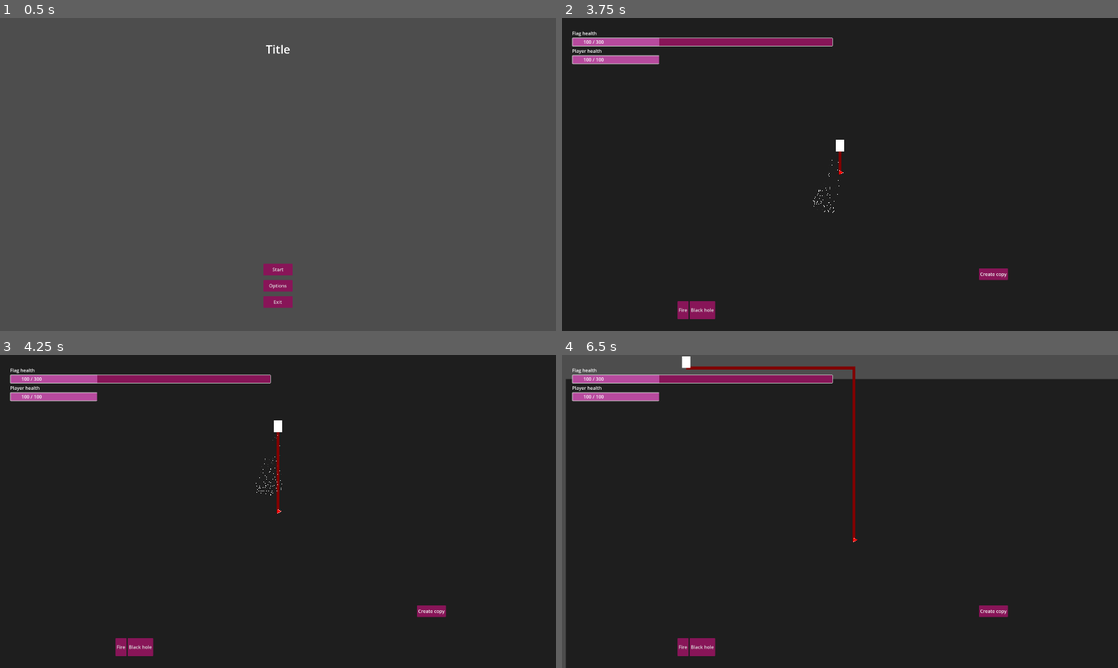
Above: before the commit, frames 1-4 (two rows, left to right).
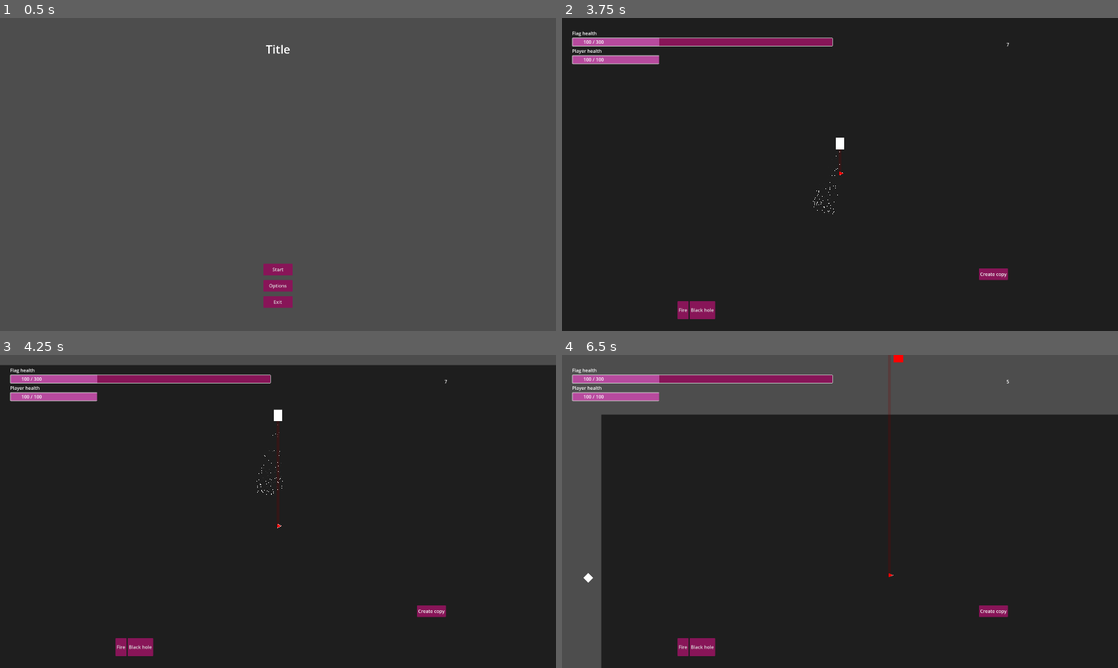
Above: after the commit, the same moments.

Repository: duckenclaw/gmtk2025
Game: Godot game, scene res://src/main_menu.tscn
Two runs of this game, one before a commit and one after it. Both use one fixed random seed, a clock stepped at 60 frames per second and the inputs below.
Inputs (mouse positions are in pixels of both pictures, inside the frame that each line leads up to):
- Up to frame 1 (0.5 s): no input
- Up to frame 2 (3.75 s): click "Start" at 0.5 s; click "Fire" at 1.25 s; click "Black hole" at 2 s; click "Create copy" at 2.75 s; tap Enter at 3.5 s; move the mouse to (812, 237) at 3.52 s; press the mouse at (812, 237) at 3.53 s; hold Up (ui_up) from 3.53 s (still down)
- Up to frame 3 (4.25 s): keep holding Up (ui_up)
- Up to frame 4 (6.5 s): move the mouse to (1006, 558) at 4.27 s; release the mouse at (1006, 558) at 4.28 s; click (1006, 558) at 4.35 s; move the mouse to (673, 464) at 5.02 s; release Up (ui_up) at 5.03 s; press the mouse at (673, 464) at 5.03 s; hold Left (ui_left) from 5.03 s (still down); move the mouse to (867, 511) at 5.77 s; release the mouse at (867, 511) at 5.78 s; click (867, 511) at 5.85 s

Frame 1 is identical in both runs. In frame 2, 0.1% of the frame differs, in the area x 45-81%, y 7-63%; in frame 3, 3.6%; in frame 4, 16%, in the area x 0-100%, y 0-100%.

Commit message:
added collectables, added velocity, fixes recordings

Diff:
--- a/project.godot
+++ b/project.godot
@@ -35,6 +35,7 @@
 loopOrigin=""
 player=""
 center_area=""
+collectable=""
 
 [gui]
 
@@ -80,6 +81,15 @@
 ]
 }
 
+[layer_names]
+
+2d_physics/layer_1="change meeee"
+2d_physics/layer_2="player"
+2d_physics/layer_3="enemy"
+2d_physics/layer_4="flag"
+2d_physics/layer_5="collectable"
+2d_physics/layer_6="home"
+
 [rendering]
 
 renderer/rendering_method="gl_compatibility"
--- /dev/null
+++ b/src/collectables/exp.tscn
@@ -0,0 +1,113 @@
+[gd_scene load_steps=6 format=3 uid="uid://c86ubuma3ax4m"]
+
+[sub_resource type="CircleShape2D" id="CircleShape2D_1ovux"]
+radius = 28.0
+
+[sub_resource type="Animation" id="Animation_jtjiy"]
+length = 0.001
+tracks/0/type = "value"
+tracks/0/imported = false
+tracks/0/enabled = true
+tracks/0/path = NodePath("ColorRect:position")
+tracks/0/interp = 1
+tracks/0/loop_wrap = true
+tracks/0/keys = {
+"times": PackedFloat32Array(0),
+"transitions": PackedFloat32Array(1),
+"update": 0,
+"values": [Vector2(0, -10)]
+}
+tracks/1/type = "value"
+tracks/1/imported = false
+tracks/1/enabled = true
+tracks/1/path = NodePath("ColorRect:modulate")
+tracks/1/interp = 1
+tracks/1/loop_wrap = true
+tracks/1/keys = {
+"times": PackedFloat32Array(0),
+"transitions": PackedFloat32Array(1),
+"update": 0,
+"values": [Color(1, 1, 1, 1)]
+}
+
+[sub_resource type="Animation" id="Animation_l8nl5"]
+resource_name = "disappear"
+length = 16.0
+step = 1.0
+tracks/0/type = "method"
+tracks/0/imported = false
+tracks/0/enabled = true
+tracks/0/path = NodePath(".")
+tracks/0/interp = 1
+tracks/0/loop_wrap = true
+tracks/0/keys = {
+"times": PackedFloat32Array(16),
+"transitions": PackedFloat32Array(1),
+"values": [{
+"args": [],
+"method": &"queue_free"
+}]
+}
+tracks/1/type = "value"
+tracks/1/imported = false
+tracks/1/enabled = true
+tracks/1/path = NodePath("ColorRect:modulate")
+tracks/1/interp = 1
+tracks/1/loop_wrap = true
+tracks/1/keys = {
+"times": PackedFloat32Array(0, 10, 16),
+"transitions": PackedFloat32Array(1, 1, 1),
+"update": 0,
+"values": [Color(1, 1, 1, 1), Color(1, 1, 1, 1), Color(1, 1, 1, 0.07058824)]
+}
+
+[sub_resource type="Animation" id="Animation_1ovux"]
+resource_name = "float"
+length = 2.0
+loop_mode = 1
+tracks/0/type = "value"
+tracks/0/imported = false
+tracks/0/enabled = true
+tracks/0/path = NodePath("ColorRect:position")
+tracks/0/interp = 2
+tracks/0/loop_wrap = true
+tracks/0/keys = {
+"times": PackedFloat32Array(0, 0.96666664, 2),
+"transitions": PackedFloat32Array(1, 1, 1),
+"update": 0,
+"values": [Vector2(0, -10), Vector2(0, -15), Vector2(0, -10)]
+}
+
+[sub_resource type="AnimationLibrary" id="AnimationLibrary_l8nl5"]
+_data = {
+&"RESET": SubResource("Animation_jtjiy"),
+&"disappear": SubResource("Animation_l8nl5"),
+&"float": SubResource("Animation_1ovux")
+}
+
+[node name="Exp" type="Area2D" groups=["collectable"]]
+collision_layer = 16
+collision_mask = 0
+
+[node name="ColorRect" type="ColorRect" parent="."]
+offset_top = -10.0
+offset_right = 20.0
+offset_bottom = 10.0
+rotation = -2.3659775
+color = Color(0.019607844, 1, 1, 1)
+
+[node name="CollisionShape2D" type="CollisionShape2D" parent="."]
+position = Vector2(0, -28)
+shape = SubResource("CircleShape2D_1ovux")
+
+[node name="AnimationPlayer" type="AnimationPlayer" parent="."]
+libraries = {
+&"": SubResource("AnimationLibrary_l8nl5")
+}
+autoplay = "float"
+
+[node name="AnimationPlayer2" type="AnimationPlayer" parent="."]
+libraries = {
+&"": SubResource("AnimationLibrary_l8nl5")
+}
+autoplay = "disappear"
--- a/src/enemies/enemy.gd
+++ b/src/enemies/enemy.gd
@@ -1,5 +1,7 @@
 extends Area2D
 class_name Enemy
+
+const EXP = preload("uid://c86ubuma3ax4m")
 
 # Enemy attributes
 @export var speed: float = 100.0
@@ -14,6 +16,7 @@
 var is_moving: bool = true
 var is_dead: bool = false
 var is_invincible: bool = false
+var velocity: Vector2 = Vector2.ZERO
 
 # Node references
 @onready var sprite: Sprite2D = $Sprite2D
@@ -30,6 +33,9 @@
 	if is_dead:
 		return
 
+	global_position += velocity
+	velocity = Drag.drag(velocity)
+
 	# Attack
 	for area in get_overlapping_areas():
 		if NodeUtils.has_intersecting_groups(area, target_groups):
@@ -44,7 +50,7 @@
 	var distance_to_target = global_position.distance_to(target_position)
 
 	# Stop moving if close enough to target
-	if distance_to_target < 5.0:
+	if distance_to_target < 30.0:
 		is_moving = false
 		return
 
@@ -71,11 +77,17 @@
 		is_dead = true
 		print(name + " ENEMY DEAD")
 		enemy_died.emit(self)
+		drop_exp()
 		queue_free()
 	return true
 
 func take_impulse(impulse: Vector2):
-	pass
+	velocity += impulse * Drag.COMMON_IMPULSE_MULTIPLIER
+
+func drop_exp():
+	var exp = EXP.instantiate()
+	get_parent().add_child(exp)
+	exp.global_position = global_position
 
 func _on_body_entered(body: PhysicsBody2D):
 	if NodeUtils.has_intersecting_groups(body, target_groups):
--- a/src/enemies/enemy.tscn
+++ b/src/enemies/enemy.tscn
@@ -7,6 +7,8 @@
 radius = 16.0
 
 [node name="Enemy" type="Area2D" groups=["enemy"]]
+collision_layer = 4
+collision_mask = 10
 script = ExtResource("1_8b5j4")
 speed = 50.0
 max_health = 10.0
--- a/src/enemies/enemy_spawner.gd
+++ b/src/enemies/enemy_spawner.gd
@@ -155,7 +155,8 @@
 	_check_wave_complete()
 
 func _on_enemy_dealt_damage(target: Node, damage_amount: float):
-	print("Enemy dealt ", damage_amount, " damage to ", target.name)
+	pass
+	#print("Enemy dealt ", damage_amount, " damage to ", target.name)
 
 # ========== UTILITY FUNCTIONS ==========
 
--- /dev/null
+++ b/src/game/drag.gd
@@ -0,0 +1,15 @@
+class_name Drag
+
+const COMMON_IMPULSE_MULTIPLIER = 1.0
+
+const COMMON_DRAG_MULTIPLIER: float = 0.95
+const COMMON_DRAG: float = 2.5
+const MIN_VELOCITY: float = COMMON_DRAG + 2.0
+
+static func drag(velocity: Vector2) -> Vector2:
+	velocity = velocity * COMMON_DRAG_MULTIPLIER
+	velocity = velocity - velocity.normalized() * COMMON_DRAG
+	if velocity.length() < MIN_VELOCITY:
+		velocity = Vector2.ZERO
+
+	return velocity
--- a/src/game/game.gd
+++ b/src/game/game.gd
@@ -26,7 +26,7 @@
 func _process(delta: float) -> void:
 	var target = player.global_position / 4.0
 	var distance = target.distance_to(camera.global_position)
-	camera.global_position = lerp(camera.global_position, target, 0.0001 * distance)
+	camera.global_position = lerp(camera.global_position, target, 0.1 * delta * distance)
 
 
 func _on_game_ui_create_copy_pressed() -> void:
--- a/src/game/game.tscn
+++ b/src/game/game.tscn
@@ -12,7 +12,6 @@
 [ext_resource type="PackedScene" uid="uid://cni2a6p1fkqef" path="res://src/player/player.tscn" id="10_ov5gv"]
 [ext_resource type="Script" uid="uid://slrq46ve4m1n" path="res://src/enemies/enemy_spawner.gd" id="11_8a13b"]
 [ext_resource type="PackedScene" uid="uid://cgpkr8nvf4qyk" path="res://src/enemies/enemy.tscn" id="12_28tqb"]
-[ext_resource type="Texture2D" uid="uid://cgg7fpi7fpmto" path="res://assets/art/testing/blue.png" id="13_rcxir"]
 [ext_resource type="Script" uid="uid://hbxxlijgke2g" path="res://src/resources/enemy_type.gd" id="14_gu4qb"]
 [ext_resource type="Resource" uid="uid://bdblhdo83ukl6" path="res://src/resources/enemy_types/test_enemy.tres" id="15_t5ynd"]
 [ext_resource type="Resource" uid="uid://iqgd0ysoad7f" path="res://src/resources/enemy_types/basic_enemy.tres" id="16_yi3n0"]
@@ -45,6 +44,7 @@
 shape = SubResource("CircleShape2D_2e6sl")
 
 [node name="Lines" type="Node2D" parent="RecorderArea"]
+modulate = Color(1, 1, 1, 0.21568628)
 
 [node name="Timer" type="Timer" parent="RecorderArea"]
 
@@ -66,7 +66,6 @@
 position = Vector2(2, -797)
 script = ExtResource("11_8a13b")
 enemy_scene = ExtResource("12_28tqb")
-spawn_texture = ExtResource("13_rcxir")
 current_enemy_types = Array[ExtResource("14_gu4qb")]([ExtResource("15_t5ynd"), ExtResource("16_yi3n0"), ExtResource("17_c4ouk"), ExtResource("18_e3dug")])
 enemy_type_weights = Array[float]([5.0, 3.0, 1.0, 0.5])
 spawn_count = 0
@@ -83,7 +82,6 @@
 position = Vector2(-4, 835)
 script = ExtResource("11_8a13b")
 enemy_scene = ExtResource("12_28tqb")
-spawn_texture = ExtResource("13_rcxir")
 current_enemy_types = Array[ExtResource("14_gu4qb")]([ExtResource("15_t5ynd"), ExtResource("16_yi3n0"), ExtResource("17_c4ouk"), ExtResource("18_e3dug")])
 enemy_type_weights = Array[float]([5.0, 3.0, 1.0, 0.5])
 spawn_count = 0
@@ -100,7 +98,6 @@
 position = Vector2(1036, 4)
 script = ExtResource("11_8a13b")
 enemy_scene = ExtResource("12_28tqb")
-spawn_texture = ExtResource("13_rcxir")
 current_enemy_types = Array[ExtResource("14_gu4qb")]([ExtResource("15_t5ynd"), ExtResource("16_yi3n0"), ExtResource("17_c4ouk"), ExtResource("18_e3dug")])
 enemy_type_weights = Array[float]([5.0, 3.0, 1.0, 0.5])
 spawn_count = 0
@@ -117,7 +114,6 @@
 position = Vector2(-1040, 2)
 script = ExtResource("11_8a13b")
 enemy_scene = ExtResource("12_28tqb")
-spawn_texture = ExtResource("13_rcxir")
 current_enemy_types = Array[ExtResource("14_gu4qb")]([ExtResource("15_t5ynd"), ExtResource("16_yi3n0"), ExtResource("17_c4ouk"), ExtResource("18_e3dug")])
 enemy_type_weights = Array[float]([5.0, 3.0, 1.0, 0.5])
 spawn_count = 0
--- a/src/game/record.gd
+++ b/src/game/record.gd
@@ -6,7 +6,7 @@
 var position_history: PackedVector2Array
 
 func _init(_id, _history, _position_history) -> void:
-	id = "Record " + str(id)
+	id = "Record " + str(_id)
 	original_history = _history
 	history = _history
 	position_history = _position_history
--- a/src/game/recorder_area.gd
+++ b/src/game/recorder_area.gd
@@ -33,10 +33,9 @@
 
 		remove_path(record.id)
 		display_path(record.position_history, Color.BLUE, record.id)
+		print("Created player copy: " + record.id)
 
-	print("Created " + str(records.size()) + " copies")
-
-func on_loop_progress(value: float, seconds: float):
+func on_loop_progress(_value: float, seconds: float):
 	for id in copies.keys():
 		var record = get_record(id)
 		var copy = copies[id]
@@ -49,7 +48,7 @@
 			if record.history.is_empty(): break
 
 			var saved_command: SavedCommand = record.history.front()
-			print(str(saved_command.activation_time_sec))
+			#print(str(saved_command.activation_time_sec))
 			if saved_command.activation_time_sec > seconds: break
 
 			record.history.pop_front()
@@ -77,10 +76,11 @@
 func remove_path(id: String):
 	if lines.has(id) and is_instance_valid(lines[id]):
 		lines[id].queue_free()
+		lines.erase(id)
 
 func save_recording(player: Player, id: int):
 	print("Added new recording")
 	records.append(Record.new(id, player.history, player.position_history))
 
 func get_record(id: String) -> Record:
-	return records[records.find_custom(func (record): record.id == id)]
+	return records[records.find_custom(func (record): return record.id == id)]
--- a/src/game/state.gd
+++ b/src/game/state.gd
@@ -5,6 +5,10 @@
 
 signal loop_restarted
 signal loop_progress(value: float, seconds: float) # 0 to 1
+
+var loop_index: int = 0
+var loop_progress_sec: float = 0.0
+var loop_value: float = 0.0 # 0 to 1
 
 var player_max_health: float = 100.0
 var flag_max_health: float = 300.0
@@ -27,9 +31,12 @@
 	on_loop_restarted(0)
 
 func on_loop_restarted(loop: int):
+	loop_index = loop
 	print("LOOP RESTARTED: " + str(loop))
 	loop_restarted.emit()
 
 func on_loop_progress(value: float):
 	#print("LOOP PROGRESS: " + str(value))
 	loop_progress.emit(value, value * LOOP_TIME)
+	loop_value = value
+	loop_progress_sec = value * LOOP_TIME
--- a/src/map/flag.gd
+++ b/src/map/flag.gd
@@ -11,7 +11,7 @@
 
 
 func _on_invincibility_timer_timeout():
-	print("flag not invincible")
+	#print("flag not invincible")
 	is_invincible = false
 
 func take_damage(incoming_damage: float):
@@ -19,10 +19,10 @@
 		return false
 
 	current_health -= incoming_damage
-	print("FLAG TOOK: " + str(incoming_damage))
-	print("CURRENT HEALTH: " + str(current_health) + "/" + str(State.flag_max_health))
+	#print("FLAG TOOK: " + str(incoming_damage))
+	#print("CURRENT HEALTH: " + str(current_health) + "/" + str(State.flag_max_health))
 	is_invincible = true
-	print("flag invincible")
+	#print("flag invincible")
 	invincibility_timer.start(INVINSIBILITY_TIME)
 
 	origin_health_changed.emit(current_health)
--- a/src/map/flag.tscn
+++ b/src/map/flag.tscn
@@ -7,6 +7,8 @@
 radius = 16.0
 
 [node name="Flag" type="Area2D" groups=["loopOrigin"]]
+collision_layer = 8
+collision_mask = 0
 script = ExtResource("1_641q3")
 
 [node name="FlagTexture" type="Sprite2D" parent="."]
--- a/src/player/actions/wave/fire_action.gd
+++ b/src/player/actions/wave/fire_action.gd
@@ -2,6 +2,7 @@
 class_name FireAction
 
 const FIRE_DAMAGE: float = 1.0
+const FIRE_IMPULSE = 1.0
 const DAMAGE_TIMEOUT: float = 150 # msec
 
 @onready var area_2d: Area2D = $Area2D
@@ -31,6 +32,7 @@
 		if command.is_pressed:
 			for enemy in targets_in_area:
 				enemy.take_damage(FIRE_DAMAGE)
+				enemy.take_impulse(FIRE_IMPULSE * global_position.direction_to(enemy.global_position))
 
 
 
--- /dev/null
+++ b/src/player/pick_up_area.gd
@@ -0,0 +1,26 @@
+extends Area2D
+class_name PickUpArea
+
+var collectables: Array[Node2D]
+
+func _process(delta: float) -> void:
+	for thing in collectables:
+		var distance = global_position.distance_to(thing.global_position) + 10.0
+		thing.global_position = lerp(thing.global_position, global_position, 500 * delta / distance)
+
+func collect(area: Area2D):
+	area.queue_free()
+
+func _on_area_entered(area: Area2D) -> void:
+	if area.is_in_group("collectable"):
+		collectables.append(area)
+
+
+func _on_area_exited(area: Area2D) -> void:
+	if area.is_in_group("collectable"):
+		collectables.erase(area)
+
+
+func _on_player_area_entered(area: Area2D) -> void:
+	if area.is_in_group("collectable"):
+		collect(area)
--- a/src/player/player.gd
+++ b/src/player/player.gd
@@ -17,6 +17,8 @@
 var current_action: Action
 
 var health := State.player_max_health
+
+var velocity: Vector2
 
 @onready var actions_node: Node2D = $Actions
 
@@ -42,11 +44,14 @@
 	current_action.active = true
 
 func _process(delta: float) -> void:
-	if is_recording:
+	if is_recording and not is_copy:
 		Ref.recorder.display_path(position_history, Color.WEB_MAROON, "player")
 
 
 func _physics_process(delta: float) -> void:
+	global_position += velocity * delta
+	velocity = Drag.drag(velocity)
+
 	if is_copy: return
 
 	var direction = Input.get_vector("ui_left", "ui_right", "ui_up", "ui_down")
@@ -74,16 +79,19 @@
 	current_action.accept_command(command)
 
 	if command is CommandMove:
+		velocity += command.direction * command.delta *  MOVE_SPEED * 2.0
 		position += command.direction * command.delta *  MOVE_SPEED
 
 func take_damage(damage: float):
 	health -= damage
 	if health <= 0.0:
 		health = 0.0
-		player_health_changed.emit(health)
-		player_died.emit()
+		if not is_copy:
+			player_health_changed.emit(health)
+			player_died.emit()
 	else:
-		player_health_changed.emit(health)
+		if not is_copy:
+			player_health_changed.emit(health)
 
 func take_impulse(impulse: Vector2):
 	pass
--- a/src/player/player.tscn
+++ b/src/player/player.tscn
@@ -1,10 +1,11 @@
-[gd_scene load_steps=11 format=3 uid="uid://cni2a6p1fkqef"]
+[gd_scene load_steps=13 format=3 uid="uid://cni2a6p1fkqef"]
 
 [ext_resource type="Script" uid="uid://cwhyfhc6c1nya" path="res://src/player/player.gd" id="1_4anbu"]
 [ext_resource type="Script" uid="uid://bhn3toge8b57u" path="res://src/player/actions/action.gd" id="2_mf2ua"]
 [ext_resource type="Script" uid="uid://co86e1n8ijmiw" path="res://src/player/actions/wave/fire_action.gd" id="2_rxibo"]
 [ext_resource type="Script" uid="uid://dnl5urnuxsdd2" path="res://src/player/actions/black_hole/black_hole_action.gd" id="4_5f2sf"]
 [ext_resource type="Script" uid="uid://deye6blic5qq" path="res://src/player/actions/wave/wave_action.gd" id="5_jiejy"]
+[ext_resource type="Script" uid="uid://hdqpwg5uj86i" path="res://src/player/pick_up_area.gd" id="6_jiejy"]
 
 [sub_resource type="CapsuleShape2D" id="CapsuleShape2D_5f2sf"]
 radius = 12.0
@@ -25,7 +26,12 @@
 [sub_resource type="CircleShape2D" id="CircleShape2D_5f2sf"]
 radius = 200.0
 
+[sub_resource type="CircleShape2D" id="CircleShape2D_jiejy"]
+radius = 100.0
+
 [node name="Player" type="Area2D" groups=["player"]]
+collision_layer = 2
+collision_mask = 52
 script = ExtResource("1_4anbu")
 
 [node name="ColorRect" type="ColorRect" parent="."]
@@ -47,6 +53,8 @@
 script = ExtResource("2_rxibo")
 
 [node name="Area2D" type="Area2D" parent="Actions/FireAction"]
+collision_layer = 0
+collision_mask = 4
 
 [node name="CollisionShape2D" type="CollisionShape2D" parent="Actions/FireAction/Area2D"]
 shape = SubResource("ConvexPolygonShape2D_rxibo")
@@ -78,5 +86,16 @@
 [node name="WaveAction" type="Node2D" parent="Actions"]
 script = ExtResource("5_jiejy")
 
+[node name="PickUpArea" type="Area2D" parent="."]
+collision_layer = 0
+collision_mask = 16
+script = ExtResource("6_jiejy")
+
+[node name="CollisionShape2D" type="CollisionShape2D" parent="PickUpArea"]
+shape = SubResource("CircleShape2D_jiejy")
+
 [connection signal="area_entered" from="." to="." method="_on_area_entered"]
+[connection signal="area_entered" from="." to="PickUpArea" method="_on_player_area_entered"]
 [connection signal="area_exited" from="." to="." method="_on_area_exited"]
+[connection signal="area_entered" from="PickUpArea" to="PickUpArea" method="_on_area_entered"]
+[connection signal="area_exited" from="PickUpArea" to="PickUpArea" method="_on_area_exited"]
--- a/src/ui/game_ui.gd
+++ b/src/ui/game_ui.gd
@@ -7,6 +7,7 @@
 @onready var flag_progress_bar: ProgressBar = $HealthContainer/FlagProgressBar
 @onready var player_progress_bar: ProgressBar = $HealthContainer/PlayerProgressBar
 @onready var create_copy_button: Button = $CreateCopyButton
+@onready var time_label: Label = $TimeLabel
 
 
 
@@ -18,7 +19,8 @@
 func _process(_delta: float) -> void:
 	player_progress_bar.max_value = State.player_max_health
 	flag_progress_bar.max_value = State.flag_max_health
-	create_copy_button.visible = State.player_is_home
+
+	time_label.text = str(int(State.LOOP_TIME - State.loop_progress_sec + 1))
 
 
 func player_health_changed(health: float):
--- a/src/ui/game_ui.tscn
+++ b/src/ui/game_ui.tscn
@@ -58,4 +58,11 @@
 offset_bottom = 904.0
 text = "Create copy"
 
+[node name="TimeLabel" type="Label" parent="."]
+offset_left = 1535.0
+offset_top = 80.0
+offset_right = 1575.0
+offset_bottom = 103.0
+text = "10"
+
 [connection signal="pressed" from="CreateCopyButton" to="." method="_on_create_copy_button_pressed"]
Not shown: 1 places in assets/theme/theme.tres that only renumber resources
Not shown, added: src/game/drag.gd.uid
Not shown: 1 places in src/game/game.tscn that only renumber resources
Not shown, added: src/player/pick_up_area.gd.uid
